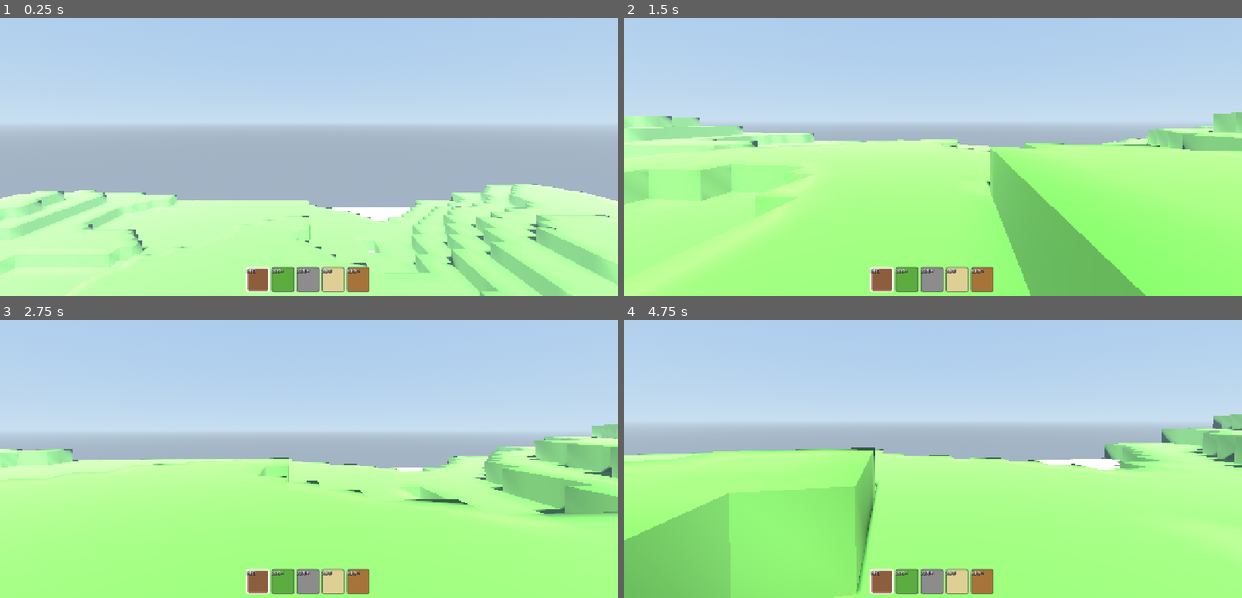
Above: before the commit, frames 1-4 (two rows, left to right).
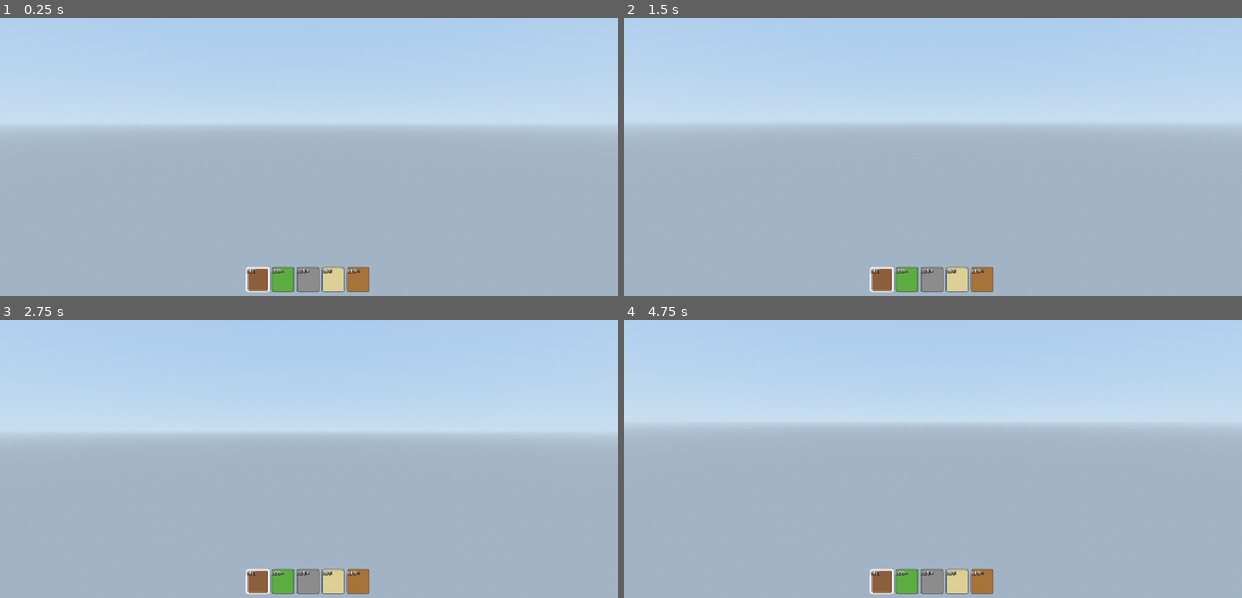
Above: after the commit, the same moments.

Repository: Tyler-Irving/godot-3d-testing
Game: Godot game, scene res://scenes/main.tscn
Two runs of this game, one before a commit and one after it. Both use one fixed random seed, a clock stepped at 60 frames per second and the inputs below.
Inputs (mouse positions are in pixels of both pictures, inside the frame that each line leads up to):
- Up to frame 1 (0.25 s): no input
- Up to frame 2 (1.5 s): tap Enter at 0.5 s; move the mouse to (963, 120) at 0.52 s; hold N (new_world) 0.53-1.28 s; hold W (move_forward) from 0.53 s (still down); tap Space (jump) at 0.77 s; move the mouse to (902, 123) at 1.27 s; click (902, 123) at 1.35 s
- Up to frame 3 (2.75 s): keep holding W (move_forward); tap Space (jump) at 1.52 s; tap N (new_world) at 1.55 s; move the mouse to (321, 417) at 2.02 s; hold N (new_world) from 2.03 s (still down)
- Up to frame 4 (4.75 s): move the mouse to (926, 431) at 2.77 s; release N (new_world) at 2.78 s; right-click (926, 431) at 2.85 s; tap Space (jump) at 3.02, 3.77, 4.52 s; tap N (new_world) at 3.05, 3.8, 4.35 s; move the mouse to (976, 428) at 3.52 s; hold C (toggle_crafting) 3.53-4.28 s; tap Escape at 4.15 s; move the mouse to (747, 372) at 4.27 s; release W (move_forward) at 4.28 s; hold A (move_left) from 4.28 s (still down); click (747, 372) at 4.42 s

The runs differ from the first frame. In frame 1, 34% of the frame differs, in the area x 0-100%, y 59-100%; in frame 2, 57%, in the area x 0-100%, y 33-100%; in frame 3, 50%; in frame 4, 52%.
Error after the commit: Parse Error: Cannot infer the type of "old_type" variable because the value doesn't have a set type. (res://scripts/world/world.gd:101)

Commit message:
Add save/load system and new world dialog (Phase 4)
GameState saves world blocks, player position, inventory, and torch
positions to JSON. Auto-saves on quit, loads on start if save exists.
World.gd now supports save/load serialization and torch management.
PauseMenu shows a confirmation dialog when pressing N for new world.

Co-Authored-By: Claude Opus 4.6 <noreply@anthropic.com>

Diff:
--- a/scripts/systems/game_state.gd
+++ b/scripts/systems/game_state.gd
@@ -1,9 +1,10 @@
 extends Node
 ## Autoload singleton for save/load and global game state.
 ##
-## Phase 1: Minimal stub. Phase 4 will add full save/load functionality.
+## Saves the entire world (all chunk block data), player position/inventory,
+## and world seed to a JSON file. JSON is human-readable and easy to debug.
 
-const SAVE_PATH := "user://tiny_world_save.dat"
+const SAVE_PATH := "user://tiny_world_save.json"
 
 var world_seed := 42
 
@@ -13,3 +14,126 @@
 
 func has_save_file() -> bool:
 	return FileAccess.file_exists(SAVE_PATH)
+
+
+## Save the full game state to disk.
+func save_game(world_node: Node, player_node: Node) -> void:
+	var save_data := {}
+
+	# World seed
+	save_data["world_seed"] = world_seed
+
+	# Player data
+	if player_node:
+		save_data["player"] = {
+			"position": _vec3_to_array(player_node.global_position),
+			"rotation_y": player_node.rotation.y,
+		}
+
+	# Inventory data
+	save_data["inventory"] = {}
+	for block_type in InventoryManager.inventory:
+		save_data["inventory"][str(block_type)] = InventoryManager.inventory[block_type]
+	save_data["selected_slot"] = InventoryManager.selected_slot
+
+	# World block data — save all modified chunk data
+	var chunks_data := {}
+	if world_node.has_method("get_save_data"):
+		chunks_data = world_node.get_save_data()
+	save_data["chunks"] = chunks_data
+
+	# Torch positions
+	if world_node.has_method("get_torch_positions"):
+		var torch_positions: Array = world_node.get_torch_positions()
+		save_data["torches"] = []
+		for pos in torch_positions:
+			save_data["torches"].append(_vec3i_to_array(pos))
+
+	# Write to file
+	var file := FileAccess.open(SAVE_PATH, FileAccess.WRITE)
+	if file:
+		file.store_string(JSON.stringify(save_data))
+		file.close()
+		game_state_saved.emit()
+		print("Game saved.")
+	else:
+		push_error("Failed to save game: could not open file")
+
+
+## Load game state from disk. Returns the save data dictionary.
+func load_game() -> Dictionary:
+	if not has_save_file():
+		return {}
+
+	var file := FileAccess.open(SAVE_PATH, FileAccess.READ)
+	if not file:
+		return {}
+
+	var json_string := file.get_as_text()
+	file.close()
+
+	var json := JSON.new()
+	var err := json.parse(json_string)
+	if err != OK:
+		push_error("Failed to parse save file: %s" % json.get_error_message())
+		return {}
+
+	var data: Dictionary = json.data
+	game_state_loaded.emit()
+	print("Game loaded.")
+	return data
+
+
+## Apply loaded data to the game systems.
+func apply_save_data(data: Dictionary, world_node: Node, player_node: Node) -> void:
+	if data.is_empty():
+		return
+
+	# Restore world seed
+	if data.has("world_seed"):
+		world_seed = int(data["world_seed"])
+
+	# Restore inventory
+	if data.has("inventory"):
+		InventoryManager.inventory.clear()
+		for key in data["inventory"]:
+			InventoryManager.inventory[int(key)] = int(data["inventory"][key])
+		InventoryManager.inventory_changed.emit(0, 0)
+
+	if data.has("selected_slot"):
+		InventoryManager.selected_slot = int(data["selected_slot"])
+		InventoryManager.hotbar_selection_changed.emit(InventoryManager.selected_slot)
+
+	# Restore world block data
+	if data.has("chunks") and world_node.has_method("apply_save_data"):
+		world_node.apply_save_data(data["chunks"])
+
+	# Restore torches
+	if data.has("torches") and world_node.has_method("restore_torches"):
+		var torch_positions: Array[Vector3i] = []
+		for arr in data["torches"]:
+			torch_positions.append(Vector3i(int(arr[0]), int(arr[1]), int(arr[2])))
+		world_node.restore_torches(torch_positions)
+
+	# Restore player position
+	if data.has("player") and player_node:
+		var pdata: Dictionary = data["player"]
+		if pdata.has("position"):
+			var pos: Array = pdata["position"]
+			player_node.global_position = Vector3(pos[0], pos[1], pos[2])
+		if pdata.has("rotation_y"):
+			player_node.rotation.y = pdata["rotation_y"]
+
+
+func delete_save() -> void:
+	if has_save_file():
+		DirAccess.remove_absolute(SAVE_PATH)
+		print("Save file deleted.")
+
+
+static func _vec3_to_array(v: Vector3) -> Array:
+	return [v.x, v.y, v.z]
+
+
+static func _vec3i_to_array(v: Vector3i) -> Array:
+	return [v.x, v.y, v.z]
--- a/scripts/ui/pause_menu.gd
+++ b/scripts/ui/pause_menu.gd
@@ -1,2 +1,80 @@
 extends Control
-## Phase 4 stub — pause menu with save/load/new world options.
+## Pause menu with new world confirmation dialog.
+## Triggered by 'N' key for new world.
+
+var _confirm_dialog: Panel = null
+var _is_showing := false
+
+signal new_world_confirmed
+
+
+func _ready() -> void:
+	visible = false
+	_build_confirm_dialog()
+
+
+func _input(event: InputEvent) -> void:
+	if event.is_action_pressed("new_world") and not _is_showing:
+		_show_confirm()
+		get_viewport().set_input_as_handled()
+
+
+func _build_confirm_dialog() -> void:
+	_confirm_dialog = Panel.new()
+	var style := StyleBoxFlat.new()
+	style.bg_color = Color(0.15, 0.15, 0.2, 0.95)
+	style.set_corner_radius_all(8)
+	_confirm_dialog.add_theme_stylebox_override("panel", style)
+	_confirm_dialog.size = Vector2(320, 160)
+	_confirm_dialog.position = Vector2(-160, -80)
+	_confirm_dialog.anchors_preset = Control.PRESET_CENTER
+	add_child(_confirm_dialog)
+
+	# Warning text
+	var label := Label.new()
+	label.text = "Create a new world?\nAll unsaved changes will be lost!"
+	label.horizontal_alignment = HORIZONTAL_ALIGNMENT_CENTER
+	label.position = Vector2(0, 20)
+	label.size = Vector2(320, 60)
+	label.add_theme_font_size_override("font_size", 16)
+	_confirm_dialog.add_child(label)
+
+	# Button container
+	var hbox := HBoxContainer.new()
+	hbox.position = Vector2(60, 100)
+	hbox.size = Vector2(200, 40)
+	hbox.add_theme_constant_override("separation", 20)
+	_confirm_dialog.add_child(hbox)
+
+	var yes_btn := Button.new()
+	yes_btn.text = "New World"
+	yes_btn.custom_minimum_size = Vector2(90, 36)
+	yes_btn.pressed.connect(_on_confirm_yes)
+	hbox.add_child(yes_btn)
+
+	var no_btn := Button.new()
+	no_btn.text = "Cancel"
+	no_btn.custom_minimum_size = Vector2(90, 36)
+	no_btn.pressed.connect(_on_confirm_no)
+	hbox.add_child(no_btn)
+
+
+func _show_confirm() -> void:
+	visible = true
+	_is_showing = true
+	Input.mouse_mode = Input.MOUSE_MODE_VISIBLE
+
+
+func _hide_confirm() -> void:
+	visible = false
+	_is_showing = false
+	Input.mouse_mode = Input.MOUSE_MODE_CAPTURED
+
+
+func _on_confirm_yes() -> void:
+	_hide_confirm()
+	new_world_confirmed.emit()
+
+
+func _on_confirm_no() -> void:
+	_hide_confirm()
--- a/scripts/world/world.gd
+++ b/scripts/world/world.gd
@@ -1,33 +1,21 @@
 extends Node3D
 ## World manager: creates, stores, and manages all chunks.
 ##
-## ===== 3D CONCEPT: NODE3D (formerly Spatial in Godot 3) =====
-## Node3D is the base type for anything that exists in 3D space.
-## It has a Transform3D (position, rotation, scale). All 3D nodes inherit from it.
-## This world node acts as a container — its children are the chunk nodes.
-##
-## ===== 3D CONCEPT: COORDINATE SYSTEM =====
-## Godot uses a right-handed Y-up coordinate system:
-##   +X = right
-##   +Y = up
-##   -Z = forward (into the screen)
-## This matches most 3D conventions. Block (0,0,0) is at the world origin.
-## ========================================
+## Handles chunk creation, terrain generation, save/load serialization,
+## and torch placement. Acts as the central coordinator for all world state.
 
 const CHUNK_SIZE := 16
 
-## World dimensions in chunks
-@export var world_width_chunks := 4    # X direction
-@export var world_height_chunks := 4   # Y direction
-@export var world_depth_chunks := 4    # Z direction
-
-## The random seed for terrain generation. Change this for different worlds.
+@export var world_width_chunks := 4
+@export var world_height_chunks := 4
+@export var world_depth_chunks := 4
 @export var world_seed := 42
 
 ## Dictionary mapping Vector3i chunk positions to Chunk nodes
 var chunks: Dictionary = {}
 
 var generator: WorldGenerator
+var torch_manager: TorchManager
 
 signal world_generated
 
@@ -35,15 +23,21 @@
 func _ready() -> void:
 	generator = WorldGenerator.new()
 	generator.set_seed(world_seed)
+
+	torch_manager = TorchManager.new()
+	torch_manager.name = "TorchManager"
+	add_child(torch_manager)
+
 	generate_world()
 
 
 ## Create all chunks and generate terrain.
 func generate_world() -> void:
-	# Clear existing chunks
+	# Clear existing chunks and torches
 	for chunk_pos in chunks:
 		chunks[chunk_pos].queue_free()
 	chunks.clear()
+	torch_manager.clear_all()
 
 	# Create chunks in a grid
 	for cx in world_width_chunks:
@@ -52,39 +46,29 @@
 				var chunk_pos := Vector3i(cx, cy, cz)
 				_create_chunk(chunk_pos)
 
-	# Generate terrain for all chunks first (so neighbors exist for mesh building)
+	# Generate terrain for all chunks first
 	for chunk_pos in chunks:
 		generator.generate_chunk(chunks[chunk_pos])
 
-	# Then build meshes (needs neighbor data to know which faces to hide)
+	# Then build meshes (needs neighbor data)
 	for chunk_pos in chunks:
 		chunks[chunk_pos].rebuild_mesh()
 
 	world_generated.emit()
 
 
-## Create a single chunk node at the given chunk position.
 func _create_chunk(chunk_pos: Vector3i) -> Chunk:
 	var chunk := Chunk.new()
 	chunk.chunk_position = chunk_pos
 	chunk.world = self
-
-	# Position the chunk in world space.
-	# Chunk (1, 0, 2) → world position (16, 0, 32)
 	chunk.position = Vector3(chunk_pos) * CHUNK_SIZE
-
 	chunk.name = "Chunk_%d_%d_%d" % [chunk_pos.x, chunk_pos.y, chunk_pos.z]
 	add_child(chunk)
 	chunks[chunk_pos] = chunk
 	return chunk
 
 
-## Get the block type at an absolute world block position.
-## Used by chunks to query their neighbors during mesh building.
 func get_block_at_world_pos(world_x: int, world_y: int, world_z: int) -> int:
-	# Convert world position to chunk position and local position.
-	# Integer division gives us the chunk; modulo gives the position within it.
-	# We use floored division to handle negative coordinates correctly.
 	var chunk_x := _floor_div(world_x, CHUNK_SIZE)
 	var chunk_y := _floor_div(world_y, CHUNK_SIZE)
 	var chunk_z := _floor_div(world_z, CHUNK_SIZE)
@@ -96,12 +80,9 @@
 	var chunk_pos := Vector3i(chunk_x, chunk_y, chunk_z)
 	if chunks.has(chunk_pos):
 		return chunks[chunk_pos].get_block(local_x, local_y, local_z)
-
-	# Outside the world boundary — return AIR so chunk edges render faces
 	return BlockData.BlockType.AIR
 
 
-## Set a block at a world position and rebuild affected chunks.
 func set_block_at_world_pos(world_x: int, world_y: int, world_z: int, block_type: int) -> void:
 	var chunk_x := _floor_div(world_x, CHUNK_SIZE)
 	var chunk_y := _floor_div(world_y, CHUNK_SIZE)
@@ -115,15 +96,22 @@
 	if not chunks.has(chunk_pos):
 		return
 
+	# Handle torch placement/removal
+	var world_pos := Vector3i(world_x, world_y, world_z)
+	var old_type := chunks[chunk_pos].get_block(local_x, local_y, local_z)
+
+	if old_type == BlockData.BlockType.TORCH:
+		torch_manager.remove_torch(world_pos)
+
 	chunks[chunk_pos].set_block(local_x, local_y, local_z, block_type)
 	chunks[chunk_pos].rebuild_mesh()
 
-	# If the block is on a chunk edge, rebuild the neighboring chunk too.
-	# Otherwise you'd see a hole in the neighbor's mesh where this block was.
+	if block_type == BlockData.BlockType.TORCH:
+		torch_manager.add_torch(world_pos)
+
 	_rebuild_neighbors_if_needed(chunk_pos, local_x, local_y, local_z)
 
 
-## Check if a modified block is on a chunk edge and rebuild neighbors.
 func _rebuild_neighbors_if_needed(chunk_pos: Vector3i, lx: int, ly: int, lz: int) -> void:
 	if lx == 0:
 		_rebuild_chunk(chunk_pos + Vector3i(-1, 0, 0))
@@ -144,12 +132,65 @@
 		chunks[chunk_pos].rebuild_mesh()
 
 
-## Floored integer division (GDScript's / truncates toward zero, which breaks
-## for negative coordinates: -1 / 16 = 0 in GDScript, but we want -1).
+## --- Save/Load support ---
+
+## Get all chunk block data for saving.
+func get_save_data() -> Dictionary:
+	var data := {}
+	for chunk_pos in chunks:
+		var chunk: Chunk = chunks[chunk_pos]
+		var key := "%d,%d,%d" % [chunk_pos.x, chunk_pos.y, chunk_pos.z]
+		var flat_blocks := []
+		for x in CHUNK_SIZE:
+			for y in CHUNK_SIZE:
+				for z in CHUNK_SIZE:
+					flat_blocks.append(chunk.blocks[x][y][z])
+		data[key] = flat_blocks
+	return data
+
+
+## Apply saved block data to existing chunks, then rebuild meshes.
+func apply_save_data(chunks_data: Dictionary) -> void:
+	for key in chunks_data:
+		var parts := key.split(",")
+		if parts.size() != 3:
+			continue
+		var chunk_pos := Vector3i(int(parts[0]), int(parts[1]), int(parts[2]))
+		if not chunks.has(chunk_pos):
+			continue
+
+		var chunk: Chunk = chunks[chunk_pos]
+		var flat_blocks: Array = chunks_data[key]
+		var idx := 0
+		for x in CHUNK_SIZE:
+			for y in CHUNK_SIZE:
+				for z in CHUNK_SIZE:
+					chunk.blocks[x][y][z] = int(flat_blocks[idx])
+					idx += 1
+
+	# Rebuild all meshes after loading
+	for chunk_pos in chunks:
+		chunks[chunk_pos].rebuild_mesh()
+
+
+## Get all torch world positions for saving.
+func get_torch_positions() -> Array:
+	var positions := []
+	for pos in torch_manager._torch_lights:
+		positions.append(pos)
+	return positions
+
+
+## Restore torches from saved positions.
+func restore_torches(positions: Array[Vector3i]) -> void:
+	torch_manager.clear_all()
+	for pos in positions:
+		torch_manager.add_torch(pos)
+
+
 static func _floor_div(a: int, b: int) -> int:
 	return int(floorf(float(a) / float(b)))
 
 
-## Positive modulo (GDScript's % can return negative values for negative inputs).
 static func _positive_mod(a: int, b: int) -> int:
 	return ((a % b) + b) % b
